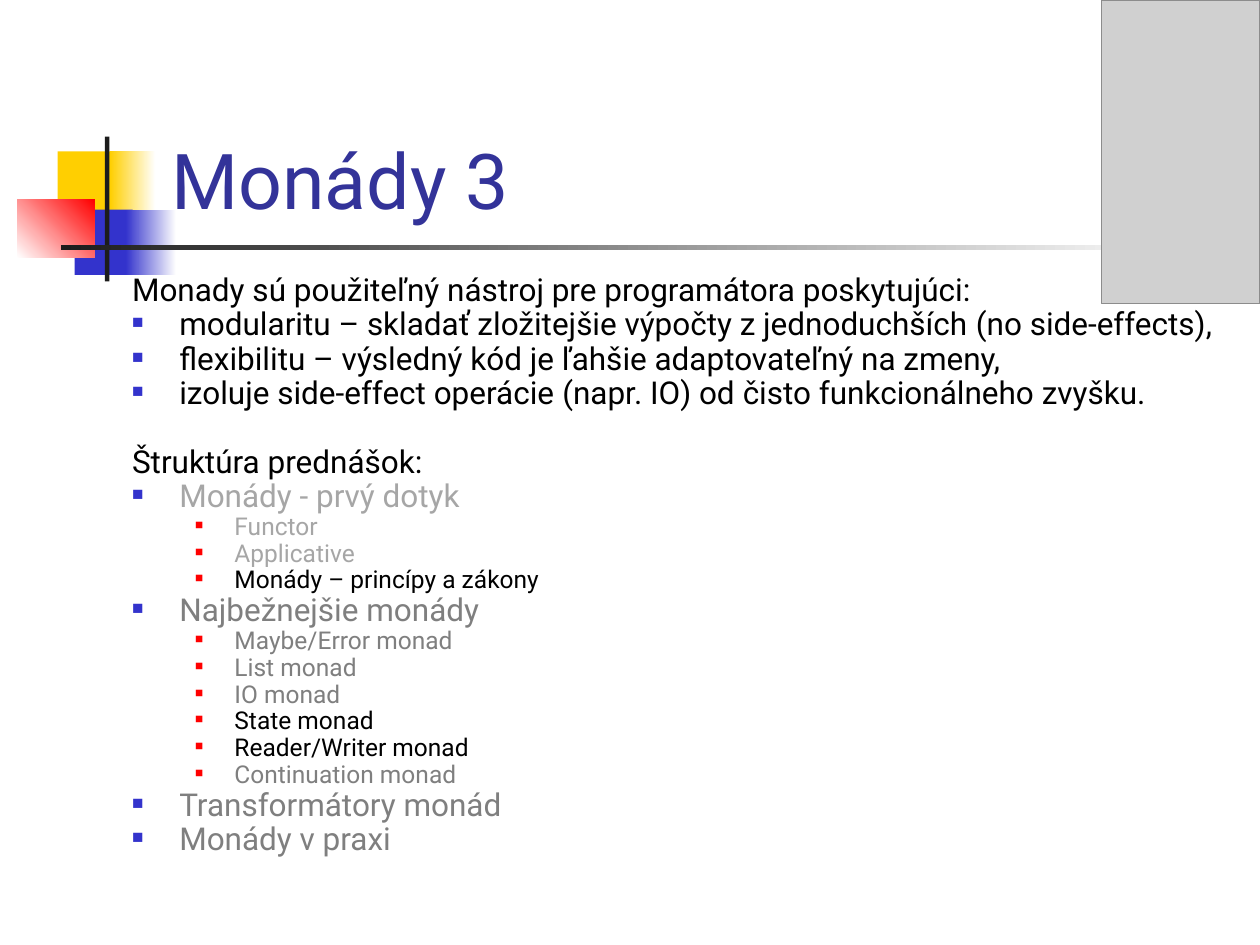
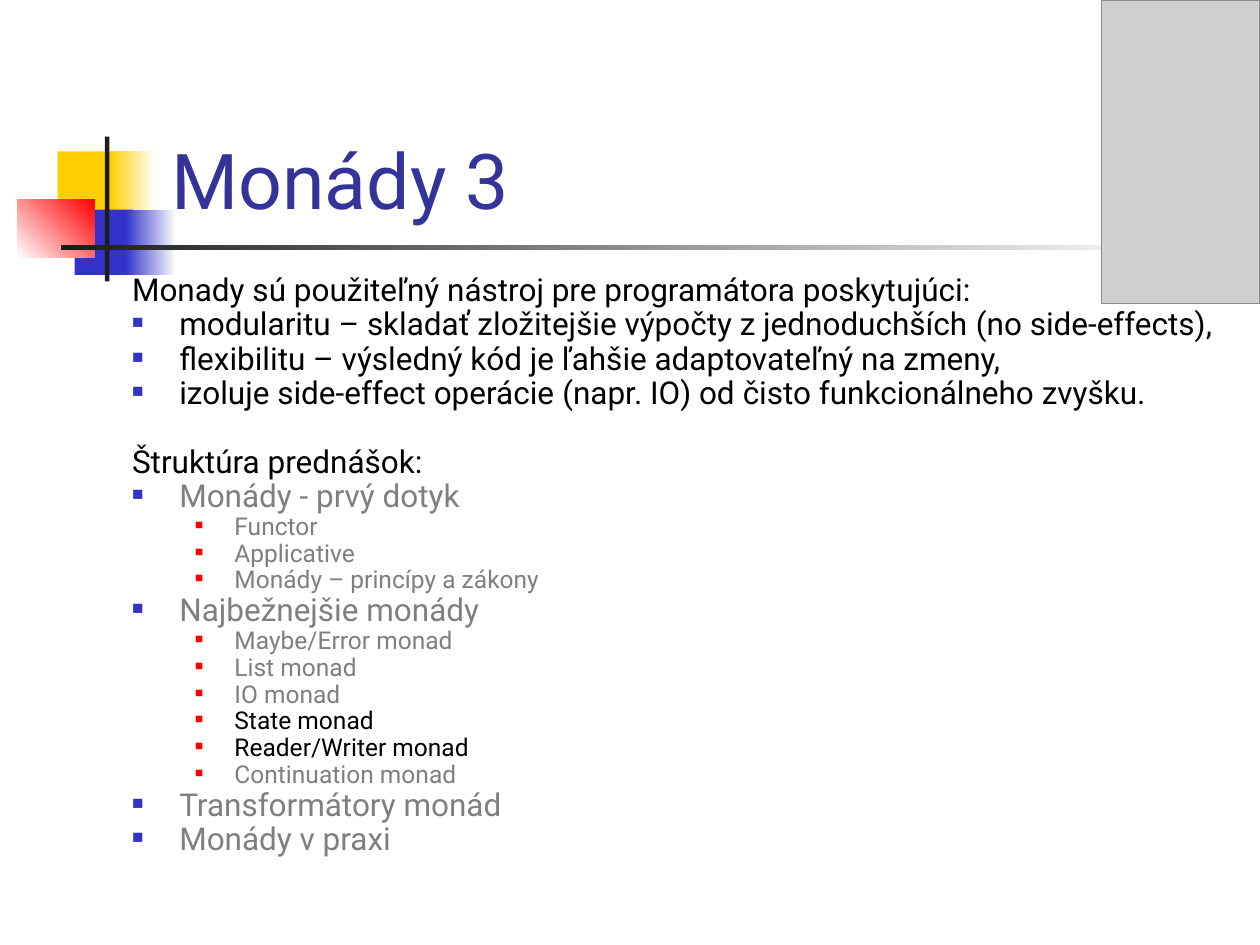
Before and after one commit to Funkcionalne/Prednasky, a slide deck: slide 1 of 13/13_fpro.ppt. Drawn at 1260x945 pixels with LibreOffice and Linux fonts; fonts in the diff are those of the drawing; grey boxes stand for pictures. Boxes give left, top, right and bottom in pixels: in the first picture for what was removed or moved away, otherwise in the second. Text is boxed around its words. In the diff, an @@ line names an element or a change of style, - is before the commit and + after.

```diff
--- a/13/13_fpro.ppt
+++ b/13/13_fpro.ppt
@@ text at [179,479,539,593]: text colour #A6A6A6 to #7F7F7F in "Monády - prvý dotyk", "Functor", "Applicative"; text colour #000000 to #7F7F7F in "Monády – princípy a zákony" @@
```
Also in this commit, not shown: 8 other slides changed, 5 other files.
